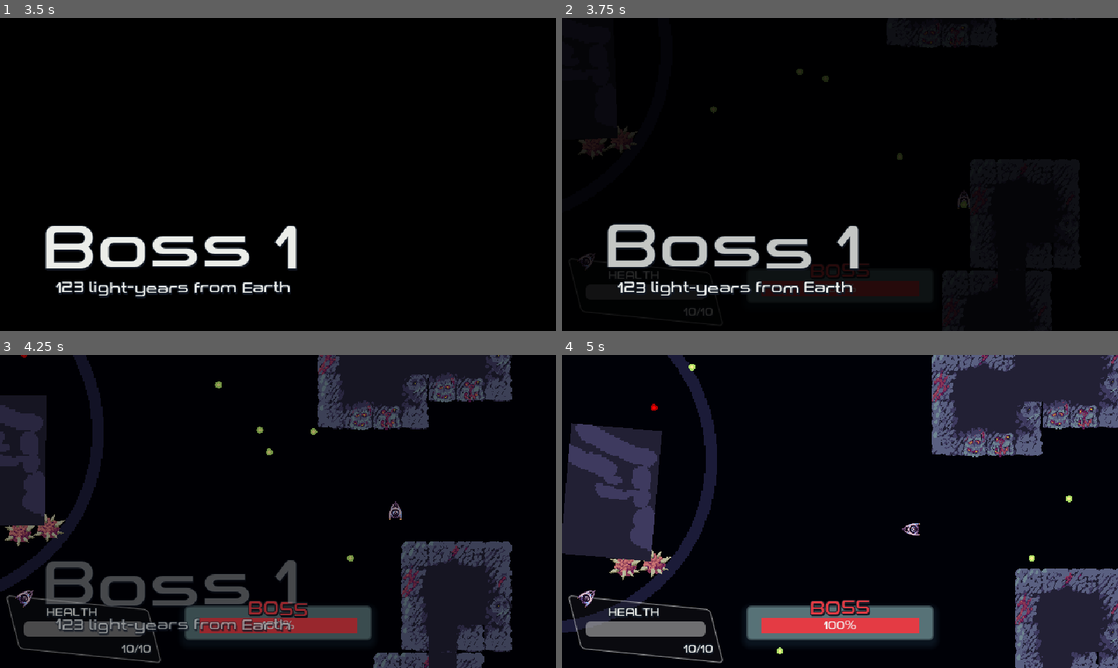
Above: before the commit, frames 1-4 (two rows, left to right).
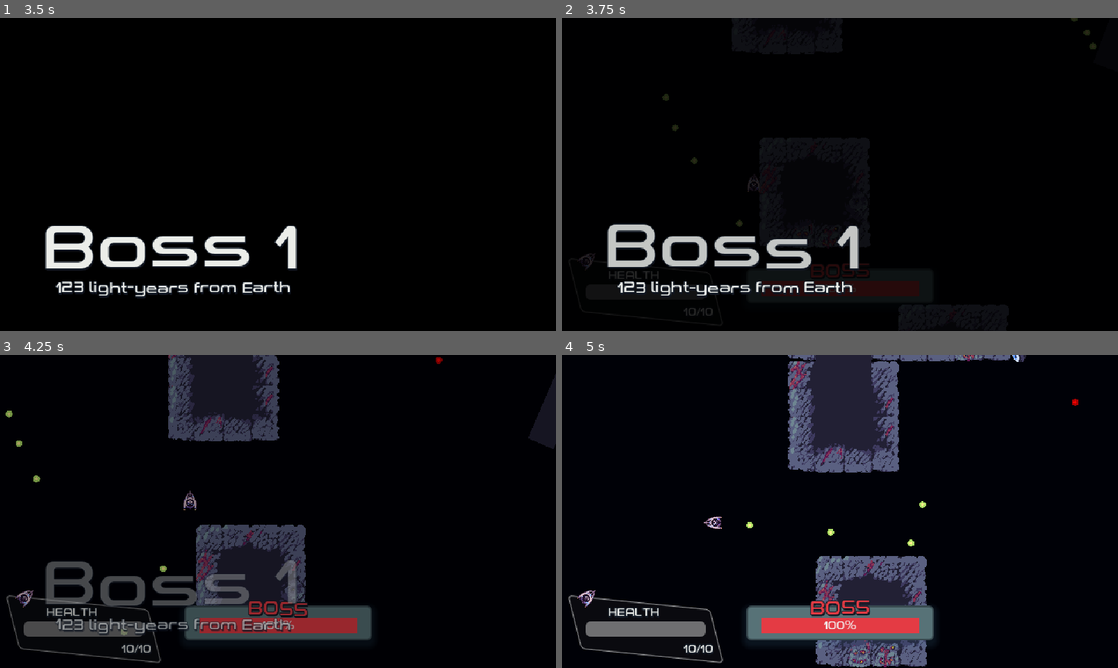
Above: after the commit, the same moments.

Repository: Yoshiip/boss-rush-jam-2024
Game: Godot game, scene res://levels/menu/menu.tscn
Same seed, same stepped clock (60 frames per second), same inputs: the game is played once before the commit and once after it.
Inputs (mouse positions are in pixels of both pictures, inside the frame that each line leads up to):
- Up to frame 1 (3.5 s): click "Play" at 0.5 s; tap Enter at 1.25 s; move the mouse to (400, 158) at 1.27 s; hold D (move_right) 1.28-2.03 s; hold Space (fire) 1.28-2.03 s; move the mouse to (166, 190) at 2.02 s; hold S (move_down) 2.03-2.78 s; tap Space (fire) at 2.1 s; move the mouse to (333, 105) at 2.77 s; hold D (move_right) from 2.78 s (still down); hold Space (fire) from 2.78 s (still down)
- Up to frame 2 (3.75 s): move the mouse to (812, 237) at 3.52 s; release D (move_right) at 3.53 s; release Space (fire) at 3.53 s; hold W (move_up) from 3.53 s (still down); tap Space (fire) at 3.6 s
- Up to frame 3 (4.25 s): keep holding W (move_up)
- Up to frame 4 (5 s): move the mouse to (1006, 558) at 4.27 s; release W (move_up) at 4.28 s; hold A (move_left) from 4.28 s (still down); hold Space (fire) from 4.28 s (still down)

Frame 1 is identical in both runs. In frame 2, 0.6% of the frame differs, in the area x 2-97%, y 0-92%; in frame 3, 31%; in frame 4, 37%, in the area x 0-100%, y 0-100%.

Commit message:
eye update, don't spawn in colliders

Diff:
--- a/assets/bullets/bullet/bullet.gd
+++ b/assets/bullets/bullet/bullet.gd
@@ -4,7 +4,7 @@
 var damage := 1
 
 var velocity
-var speed = 8.0
+var speed = 1.5
 var bounce_number=0
 var raycast
 
@@ -18,7 +18,7 @@
 		# we'il probably make a special bullet for enemy later
 		modulate = Color.RED
 
-		speed *= 0.2
+		#speed *= 0.2
 
 func _physics_process(delta: float) -> void:
 	position += velocity * speed
--- a/assets/camera/BetterCamera.gd
+++ b/assets/camera/BetterCamera.gd
@@ -12,7 +12,7 @@
 	offset = Vector2(randf_range(-1.0, 1.0), randf_range(-1.0, 1.0)).normalized() * trauma
 	trauma *= 0.92
 	if is_instance_valid(spaceship) && is_instance_valid(core):
-		global_position = lerp(spaceship.global_position, core.global_position, 0.25)
+		global_position = lerp(spaceship.global_position, core.global_position, 0.15)
 
 func add_trauma(amount: float) -> void:
 	trauma += amount
--- a/assets/spaceship/spaceship.gd
+++ b/assets/spaceship/spaceship.gd
@@ -17,7 +17,7 @@
 @onready var health := max_health
 
 
-const FIRE_SPEED = 0.3
+const FIRE_SPEED = 0.2
 @onready var fire_timer := FIRE_SPEED
 
 func _ready() -> void:
@@ -39,7 +39,7 @@
 	if (1==1||Input.is_action_pressed("fire")) && fire_timer <= 0.0:
 		var bullet = BULLET.instantiate()
 		bullet.position = position
-		bullet.speed = 10
+		bullet.speed = 9
 		bullet.from_enemy= false
 		var mouse_position = get_global_mouse_position()
 		var direction = (mouse_position - global_position).normalized()
--- a/entities/core/core.gd
+++ b/entities/core/core.gd
@@ -19,30 +19,34 @@
 func _ready() -> void:
 	$Sprite.material = $Sprite.material.duplicate()
 
-func _shoot_circle() -> void:
-	for i in 8:
+func _shoot_circle(number : float) -> void:
+	for i in number:
 		var bullet := BULLET.instantiate()
 		bullet.position = position
 		bullet.from_enemy = true
-		bullet.rotation = (PI * 2.0) / 8.0 * i
+		bullet.rotation = (PI * 2.0) / number * i
 		call_deferred("add_sibling", bullet)
 
 
 func _on_area_entered(area: Area2D) -> void:
 	if area.is_in_group("Bullet") && !area.from_enemy:
 		health -= area.damage
-		if health == floor(max_health * 0.75):
-			root.spawn_wave()
-			root.spin_speed += 0.15
-			_shoot_circle()
-		elif health == floor(max_health * 0.5):
-			root.spawn_wave()
-			root.spin_speed += 0.15
-			_shoot_circle()
+		if health == floor(max_health * 0.90):
+			root.spawn_wave(5,10,1.4,0.2, 0.25,1)
+			root.spin_speed += 0.12
+			_shoot_circle(25)
+		elif health == floor(max_health * 0.75):
+			root.spawn_wave(6,10,1.2,0.4,0.20,1)
+			root.spin_speed += 0.12
+			_shoot_circle(35)
+		elif health == floor(max_health * 0.50):
+			root.spawn_wave(5,10,1.2,0.6,0.10,1)
+			root.spin_speed += 0.12
+			_shoot_circle(45)
 		elif health == floor(max_health * 0.25):
-			root.spawn_wave()
-			root.spin_speed += 0.15
-			_shoot_circle()
+			root.spawn_wave(4,10,1.2,0.9,0.10,1)
+			root.spin_speed += 0.12
+			_shoot_circle(55)
 		if health <= 0:
 			$Sprite.texture = CORE_DEAD_TEXTURE
 			$CollisionShape.disabled = true
@@ -52,7 +56,7 @@
 			var tween := get_tree().create_tween()
 			tween.tween_property($Sprite.material, "shader_parameter/whitening", 0.0, 0.2)
 		took_damage.emit()
-		camera.add_trauma(1)
+		camera.add_trauma(3)
 		area.destroy_bullet()
 
 
--- a/entities/eyes/default/default_eye.gd
+++ b/entities/eyes/default/default_eye.gd
@@ -1,7 +1,7 @@
 class_name DefaultEye
 extends Area2D
 
-@export var max_health := 3
+@export var max_health := 10
 @onready var health := max_health
 
 @export var max_shoot_timer := 0.01
@@ -9,7 +9,7 @@
 
 @export_range(0.0, 1.0) var special_chance = 0.2
 @export_range(0.0, PI/3) var accurracy = 0.2
-
+@export var bullet_speed = 2
 @onready var camera: BetterCamera = get_tree().current_scene.get_node("Camera")
 
 var spaceship: Spaceship
@@ -50,12 +50,13 @@
 	bullet.look_at(spaceship.global_position)
 	bullet.rotation += rotation_offset
 	bullet.velocity = Vector2.RIGHT.rotated(rotation)
+	bullet.speed =bullet_speed
 	get_tree().current_scene.add_child(bullet)
 
 func _on_area_entered(area: Area2D) -> void:
 	if area.is_in_group("Bullet") and not area.from_enemy:
 		health -= area.damage
-		camera.add_trauma(1)
+		camera.add_trauma(2)
 		if health <= 0:
 			queue_free()
 		else:
--- a/entities/eyes/default/default_eye.tscn
+++ b/entities/eyes/default/default_eye.tscn
@@ -13,6 +13,7 @@
 
 [node name="DefaultEye" type="Area2D"]
 script = ExtResource("1_gfg3s")
+max_health = 6
 max_shoot_timer = 1.0
 special_chance = 0.15
 accurracy = 0.35
--- a/levels/fight/fight.gd
+++ b/levels/fight/fight.gd
@@ -14,7 +14,7 @@
 	$Canvas/Container/PlayerHealth/ProgressBar.value = spaceship.max_health
 	$Canvas/Container/PlayerHealth/Value.text = str(spaceship.health, "/", spaceship.max_health)
 
-	spawn_wave()
+	spawn_wave(4,10,2,0,0.35, 0.8)
 
 	$Canvas/Container/BossHealth/ProgressBar.max_value = core.max_health
 	$Canvas/Container/BossHealth/ProgressBar.value = core.max_health
@@ -37,13 +37,45 @@
 
 const DEFAULT_EYE = preload("res://entities/eyes/default/default_eye.tscn")
 
-func spawn_wave() -> void:
+func spawn_wave(eye_num : int, hp : int, shoot_time : float, special :float,  acurracy : float, bullet_speed : float) -> void:
 	$Camera.add_trauma(25.0)
-	for i in 2 + randi() % 2:
-		var eye := DEFAULT_EYE.instantiate()
-		var random_angle := randf() * PI * 2
-		eye.position = Vector2(cos(random_angle), sin(random_angle)) * planet_radius
-		$Planet.add_child(eye)
+
+	for i in eye_num:
+		var valid_position = false
+		var max_attempts = 50  # prevent infinite loops
+		var attempt = 0
+		var eye_position = Vector2.ZERO
+
+		while not valid_position and attempt < max_attempts:
+			attempt += 1
+
+			var random_angle = randf() * PI * 2
+			eye_position = Vector2(cos(random_angle), sin(random_angle)) * planet_radius
+
+			# checks if the position is clear
+			if not is_point_colliding(eye_position):
+				valid_position = true
+
+		# If a valid position was found, instantiate the eye
+		if valid_position:
+			var eye = DEFAULT_EYE.instantiate()
+			eye.position = eye_position
+			$Planet.add_child(eye)
+			eye.max_health = hp
+			eye.max_shoot_timer = shoot_time
+			eye.special_chance = special
+			eye.accurracy = acurracy
+			eye.bullet_speed = bullet_speed
+
+		else:
+			print("failed to find valid position")
+
+func is_point_colliding(point: Vector2) -> bool:
+	var space_state = get_world_2d().direct_space_state
+	var query = PhysicsPointQueryParameters2D.new()
+	query.position = point
+	var result = space_state.intersect_point(query)
+	return result.size() > 0
 
 func _on_player_dead() -> void:
 	get_tree().paused = true
--- a/levels/fight/fight.tscn
+++ b/levels/fight/fight.tscn
@@ -9,6 +9,7 @@
 [ext_resource type="Texture2D" uid="uid://bx5s0b3tainfp" path="res://assets/utils/pixel.png" id="5_ihacb"]
 [ext_resource type="Texture2D" uid="uid://cnkyxiwscusub" path="res://assets/utils/circle_256.png" id="6_8icnl"]
 [ext_resource type="PackedScene" uid="uid://cspf4ul0wm7g" path="res://entities/Obstacle/obstacle.tscn" id="7_2ry6r"]
+[ext_resource type="PackedScene" uid="uid://cfbwxs86sb8p1" path="res://entities/eyes/default/default_eye.tscn" id="8_fi0s5"]
 [ext_resource type="Script" path="res://levels/fight/fight_transition.gd" id="9_2s53k"]
 [ext_resource type="PackedScene" uid="uid://brl7hqa4uojyj" path="res://entities/Damaging Parts/spike_ball.tscn" id="9_o456l"]
 [ext_resource type="AudioStream" uid="uid://biiev7vdjo7js" path="res://audios/musics/fight.mp3" id="9_rbswc"]
@@ -193,7 +194,7 @@
 texture = ExtResource("6_8icnl")
 
 [node name="Spaceship" parent="." instance=ExtResource("1_4fykx")]
-position = Vector2(598, 166)
+position = Vector2(-1749, 179)
 rotation = -6.28319
 
 [node name="Camera" type="Camera2D" parent="."]
@@ -203,20 +204,46 @@
 metadata/_edit_lock_ = true
 
 [node name="Core" parent="." instance=ExtResource("5_6undx")]
-max_health = 60
+max_health = 120
 
 [node name="TileMapLayer" type="TileMapLayer" parent="." groups=["Obstacle"]]
 tile_map_data = PackedByteArray("AAARAPv/AAAAAAQAAAARAPz/AAACAAUAAAARAP3/AAACAAYAAAARAP7/AAADAAYAAAASAPv/AAABAAQAAAASAP …(4464 unchanged characters)…
 tile_set = ExtResource("13_1nrcg")
 
+[node name="DefaultEye" parent="TileMapLayer" instance=ExtResource("8_fi0s5")]
+position = Vector2(-184, 567)
+scale = Vector2(1.3, 1.3)
+max_shoot_timer = 1.3
+special_chance = 0.0
+bullet_speed = 1
+
+[node name="DefaultEye2" parent="TileMapLayer" instance=ExtResource("8_fi0s5")]
+position = Vector2(880, -62)
+scale = Vector2(1.3, 1.3)
+max_shoot_timer = 1.3
+special_chance = 0.0
+bullet_speed = 1
+
+[node name="DefaultEye3" parent="TileMapLayer" instance=ExtResource("8_fi0s5")]
+position = Vector2(-878, -207)
+scale = Vector2(1.27715, 1.3)
+max_shoot_timer = 1.3
+special_chance = 0.0
+bullet_speed = 1
+
 [node name="Planet" type="Node2D" parent="."]
+
+[node name="SpikeBall7" parent="Planet" instance=ExtResource("9_o456l")]
+position = Vector2(-191, 198)
+rotation = 0.0115461
+scale = Vector2(1, 1)
 
 [node name="Obstacle" parent="Planet" instance=ExtResource("7_2ry6r")]
 process_physics_priority = -2
 z_index = 1
-position = Vector2(-68, -607)
-rotation = -8.16244
-scale = Vector2(6.2, 1)
+position = Vector2(-94, -620)
+rotation = -7.98778
+scale = Vector2(6.2, 1.89918)
 disable_mode = 2
 
 [node name="Obstacle2" parent="Planet" instance=ExtResource("7_2ry6r")]
@@ -229,25 +256,56 @@
 [node name="Obstacle3" parent="Planet" instance=ExtResource("7_2ry6r")]
 process_physics_priority = -2
 z_index = 1
-position = Vector2(179, 6)
+position = Vector2(229, -53)
 rotation = -1.92544
-scale = Vector2(4.69316, 3.27327)
+scale = Vector2(4.69316, 5.58639)
 disable_mode = 2
 
+[node name="Obstacle4" parent="Planet" instance=ExtResource("7_2ry6r")]
+process_physics_priority = -2
+z_index = 1
+position = Vector2(363, 180)
+rotation = -0.924186
+scale = Vector2(6.40684, 2.76617)
+disable_mode = 2
+
 [node name="SpikeBall" parent="Planet" instance=ExtResource("9_o456l")]
-position = Vector2(-42, -647)
+position = Vector2(-16, -653)
 
 [node name="SpikeBall2" parent="Planet" instance=ExtResource("9_o456l")]
-position = Vector2(30, -471)
+position = Vector2(12, -451)
+rotation = 2.86854
 
 [node name="SpikeBall3" parent="Planet" instance=ExtResource("9_o456l")]
 position = Vector2(117, 152)
 
 [node name="SpikeBall4" parent="Planet" instance=ExtResource("9_o456l")]
-position = Vector2(284, 145)
+position = Vector2(156, 290)
+rotation = -1.4373
 
 [node name="SpikeBall5" parent="Planet" instance=ExtResource("9_o456l")]
-position = Vector2(342, 112)
+position = Vector2(293, 405)
+rotation = 0.00577306
+
+[node name="SpikeBall6" parent="Planet" instance=ExtResource("9_o456l")]
+position = Vector2(-148, -50)
+rotation = 0.00577306
+
+[node name="Obstacle5" parent="Planet" instance=ExtResource("7_2ry6r")]
+process_physics_priority = -2
+z_index = 1
+position = Vector2(-149, -49)
+rotation = -1.54083
+scale = Vector2(0.409109, -0.513717)
+disable_mode = 2
+
+[node name="Obstacle6" parent="Planet" instance=ExtResource("7_2ry6r")]
+process_physics_priority = -2
+z_index = 1
+position = Vector2(-193, 199)
+rotation = -1.54083
+scale = Vector2(0.409109, -0.513717)
+disable_mode = 2
 
 [node name="Canvas" type="CanvasLayer" parent="."]
 
Not shown: 1 places in levels/fight/fight.tscn that only renumber resources
